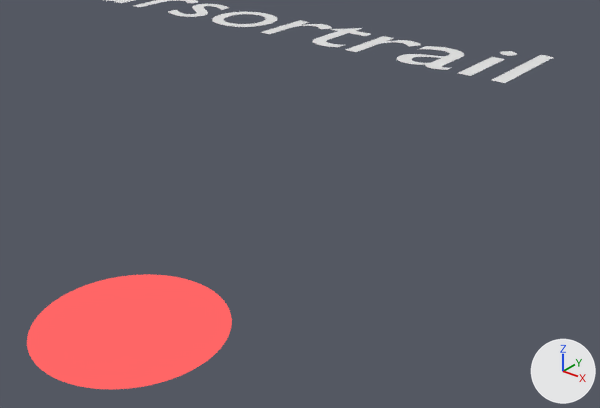
What one commit did to the Blender file src/rendermarker.cursor.blend.
Rendered twice from a camera (50 mm lens) standing at (4.567, -0.439, 0.473) and looking at (4.099, 0.147, 0.11). Arrows for +X, +Y and +Z are at lower right; the lights stay in place. Text is drawn in Blender's own font.

Objects in the first picture: 'Circle.024', 'Text.107'.
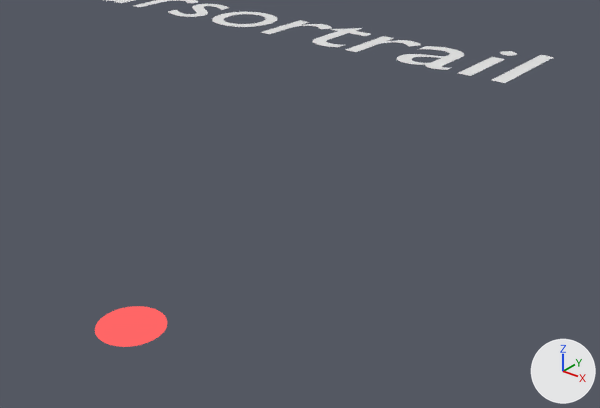
What differs and where, as boxes (x1, y1, x2, y2) in the pictures (600 x 408 px):
'Circle.024', rescaled (65% narrower, 64% shorter): before (27, 274, 232, 389); after (95, 306, 167, 347)

Diff of the bpy script that builds the scene:
```diff
--- a/src/rendermarker.cursor.blend.py
+++ b/src/rendermarker.cursor.blend.py
@@ ob_circle_024 @@
 ob_circle_024.location = (4.0, 0.0, 0.0)
-ob_circle_024.scale = (0.241, 0.241, 0.241)
+ob_circle_024.scale = (0.0861, 0.0861, 0.0861)
```
